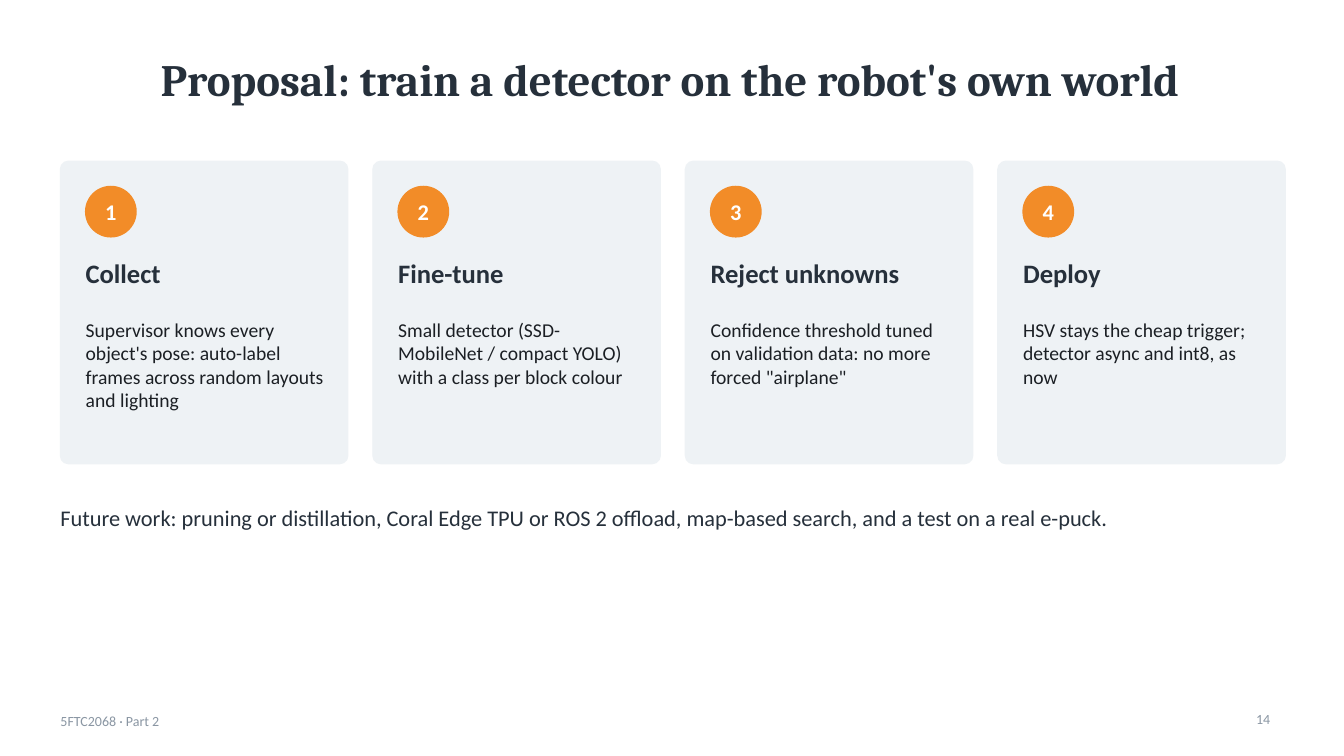
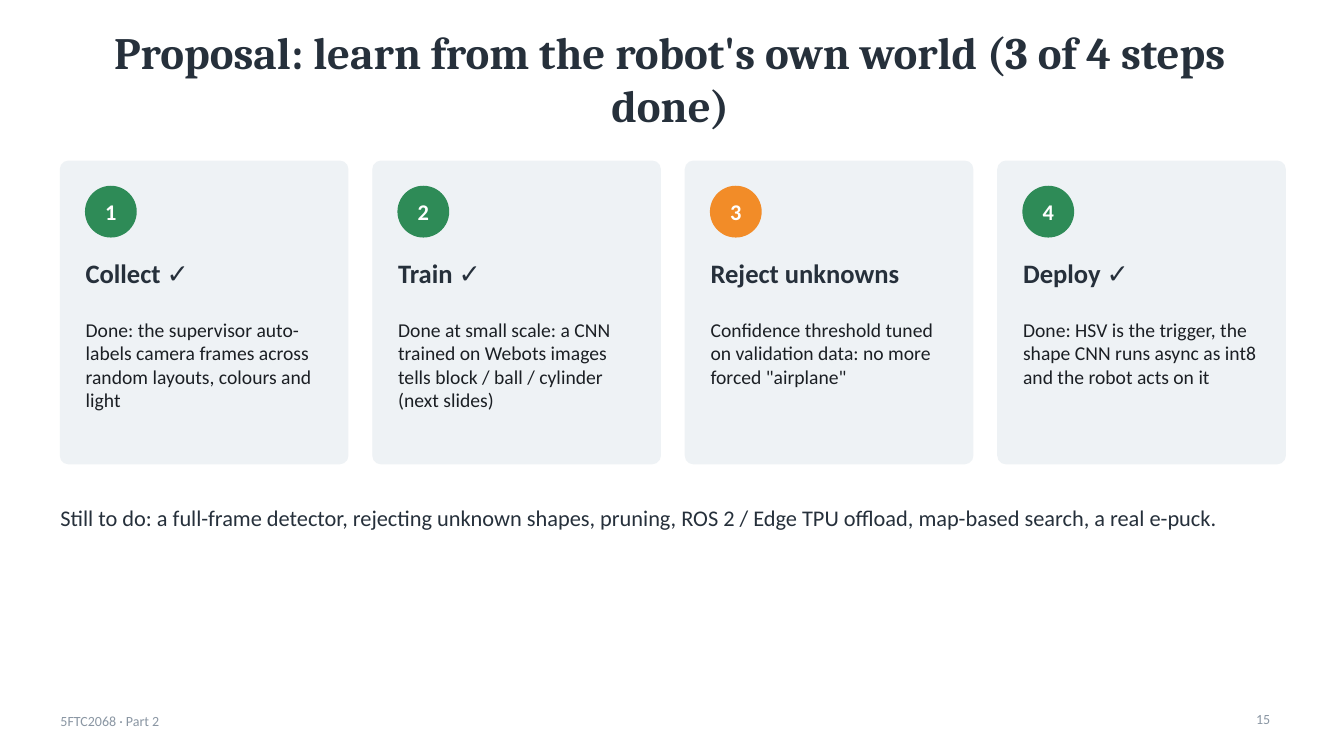
Before and after one commit to kris072008/webots-cnn-colour-detection, a slide deck: slide 15 of report/Krishna_Mahajan_106wucww_Part2_Presentation.pptx (slide 14 before the commit). Drawn at 1344x756 pixels with LibreOffice and Linux fonts; fonts in the diff are those of the drawing. Boxes give left, top, right and bottom in pixels: in the first picture for what was removed or moved away, otherwise in the second. Text is boxed around its words. In the diff, an @@ line names an element or a change of style, - is before the commit and + after.

Commit message:
Report and slides: Webots-trained shape CNN, robot shape check, Grad-CAM
Report Sections 2.6, 3.12 and 4.8, objective O6, 25 references; slides 9,
15-17; updated Webots submission zip.

```diff
--- a/report/Krishna_Mahajan_106wucww_Part2_Presentation.pptx
+++ b/report/Krishna_Mahajan_106wucww_Part2_Presentation.pptx
@@ title at [114, 36, 1225, 129]: text changed @@
-Proposal: train a detector on the robot's own world
+Proposal: learn from the robot's own world (3 of 4 steps done)
@@ fill #F28C28 to #2E8B57; outline #F28C28 1 pt to #2E8B57 1 pt in 3 elements at [86, 187, 136, 237], [398, 187, 449, 237], [1023, 187, 1074, 237] @@
@@ text at [398, 264, 452, 283]: text changed @@
-Fine-tune
+Train ✓
@@ text at [86, 323, 311, 411]: text changed @@
-Supervisor knows every object's pose: auto-label frames across random layouts and lighting
+Done: the supervisor auto-labels camera frames across random layouts, colours and light
@@ text at [398, 323, 610, 410]: text changed @@
-Small detector (SSD-MobileNet / compact YOLO) with a class per block colour
+Done at small scale: a CNN trained on Webots images tells block / ball / cylinder (next slides)
@@ text at [1023, 323, 1256, 384]: text changed @@
-HSV stays the cheap trigger; detector async and int8, as now
+Done: HSV is the trigger, the shape CNN runs async as int8 and the robot acts on it
@@ text at [60, 510, 1217, 530]: text changed @@
-Future work: pruning or distillation, Coral Edge TPU or ROS 2 offload, map-based search, and a test on a real e-puck.
+Still to do: a full-frame detector, rejecting unknown shapes, pruning, ROS 2 / Edge TPU offload, map-based search, a real e-puck.
@@ page number at [1256, 715, 1270, 724]: text changed @@
-14
+15
```
Also in this commit, not shown: 4 other slides changed, 3 slides added, 3 other files.
